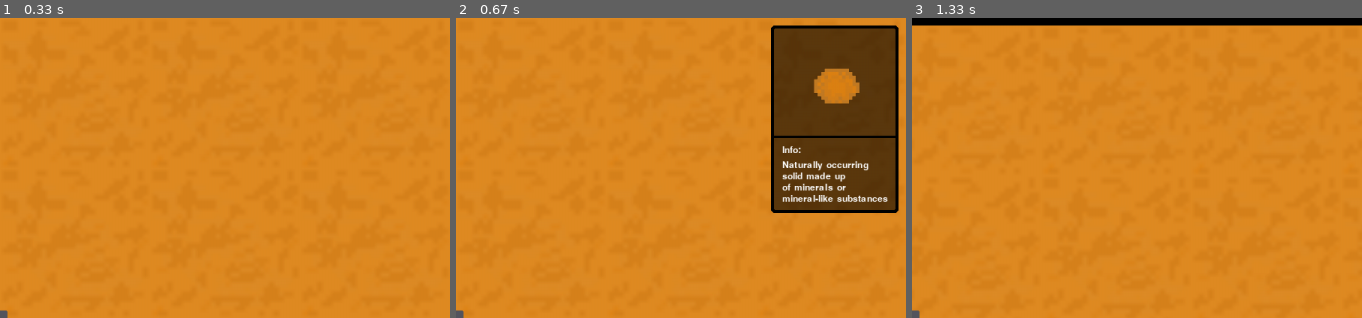
Above: before the commit, frames 1-3 (left to right).
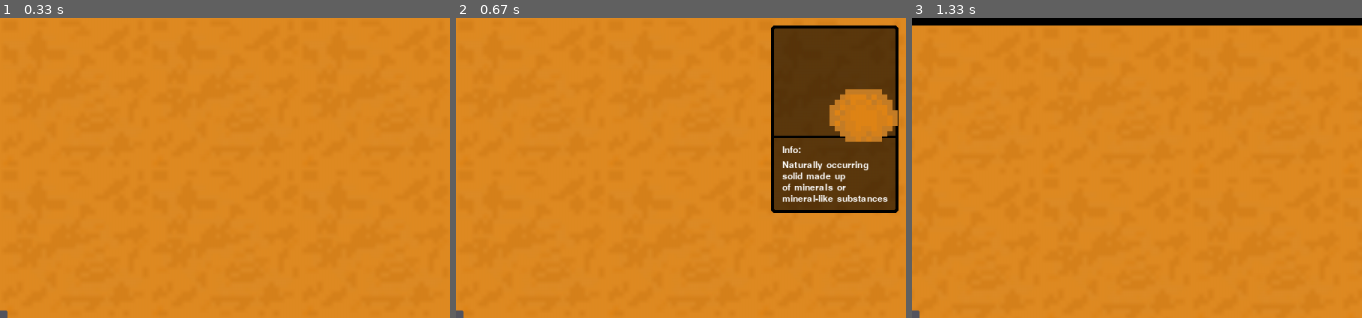
Above: after the commit, the same moments.

Repository: ztdnzunYT/Capstone-Project-2024
Game: pygame game, started from xzplore/test.py
Same seed, same stepped clock (60 frames per second), same inputs: the game is played once before the commit and once after it.
Inputs (mouse positions are % of the whole screen's width and height, from its top left):
- Up to frame 1 (0.33 s): no input
- Up to frame 2 (0.67 s): click (61, 91) at 0.38 s
- Up to frame 3 (1.33 s): hold D 0.67-1.13 s; hold W from 1.17 s (still down)
The pictures show only the part of the screen within x 50-100%, y 0-50%; the shares and areas given below are measured in that part.

Frame 1 is identical in both runs. In frame 2, 2.9% of the frame differs, in the area x 79-99%, y 16-42%; in frame 3, nothing differs.

Commit message:
Update test.py

Diff:
--- a/xzplore/test.py
+++ b/xzplore/test.py
@@ -64,7 +64,7 @@
             pygame.draw.rect(self.surface,(0,0,0,150),(30,0,170,250),0,self.window_radius)
             pygame.draw.rect(self.surface,(0,0,0),(30,0,170,250),4,self.window_radius)
             pygame.draw.rect(self.surface,(0,0,0),(30,0,170,150),3,0,self.window_radius,self.window_radius)
-            self.image = pygame.transform.smoothscale(pygame.image.load(image).convert_alpha(),(150,150))
+            self.image = pygame.image.load(image).convert_alpha()
             self.rect = self.image.get_rect()
             screen.blit(self.image,(SCREEN_WIDTH-165,11))
             split_text = description.split()
